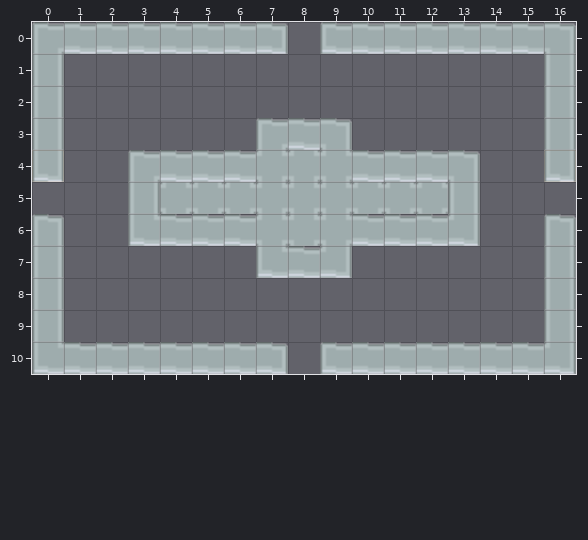
Tiled map: core/assets/rooms/midcross_recolored.tmx. Above is the file before it was changed.
Cells are 32x32 px. Shown: x 0..16, y 0..10.
After the commit:
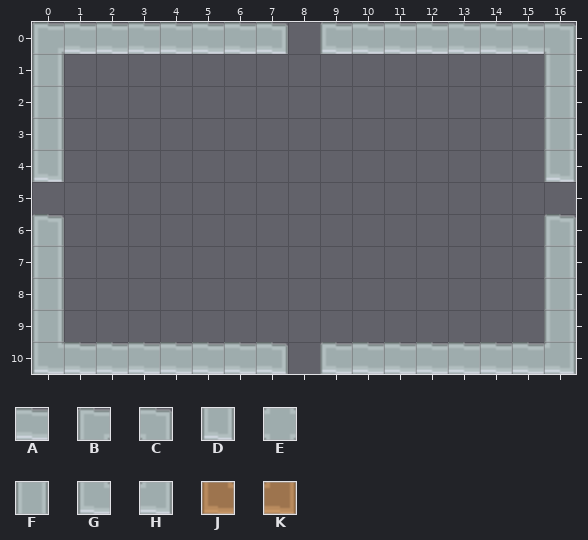
Key: from "roguelikeDungeon_transparent": A 10, B 12, C 13, D 41, E 43, F 44, G 45, H 46, J 210, K 211.
_ is an empty cell.
From old to new:
Layer "TileLayer":
y 4: x 0 J -> D; x 16 K -> D
Layer "DestructibleLayer" (now hidden):
y 3: x 7..9 BAC -> ___
y 4: x 0 D -> _; x 3..13 BAAAEEEAAAC -> ___________; x 16 D -> _
y 5: x 3..13 FEEEEEEEEEF -> ___________
y 6: x 3..13 GAAAEEEAAAH -> ___________
y 7: x 7..9 GAH -> ___
Where, in picture pixels (left, top, right, bottom), the same in both pictures:
removed: (128, 118, 480, 278)
changed: (32, 150, 64, 182)
changed: (544, 150, 576, 182)
